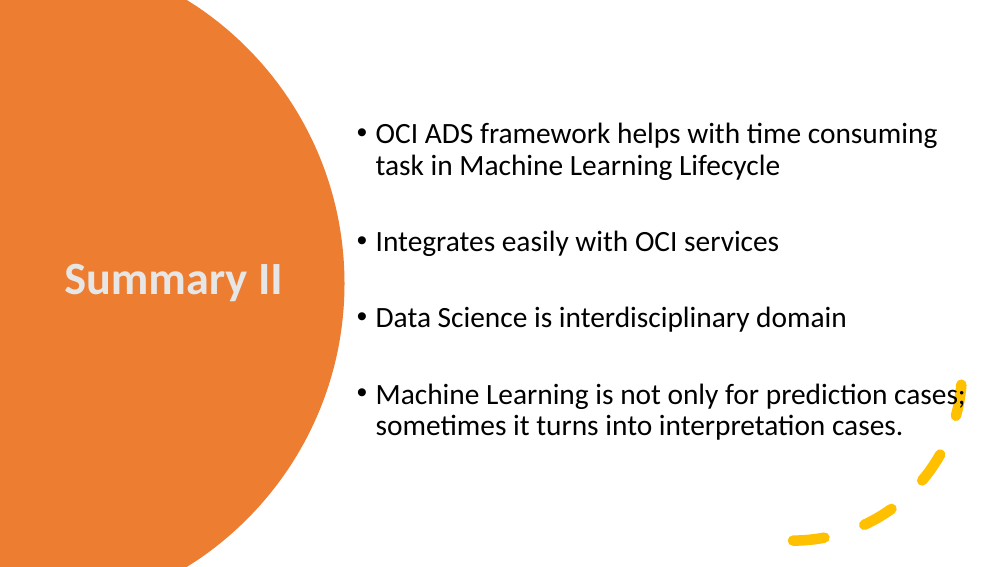
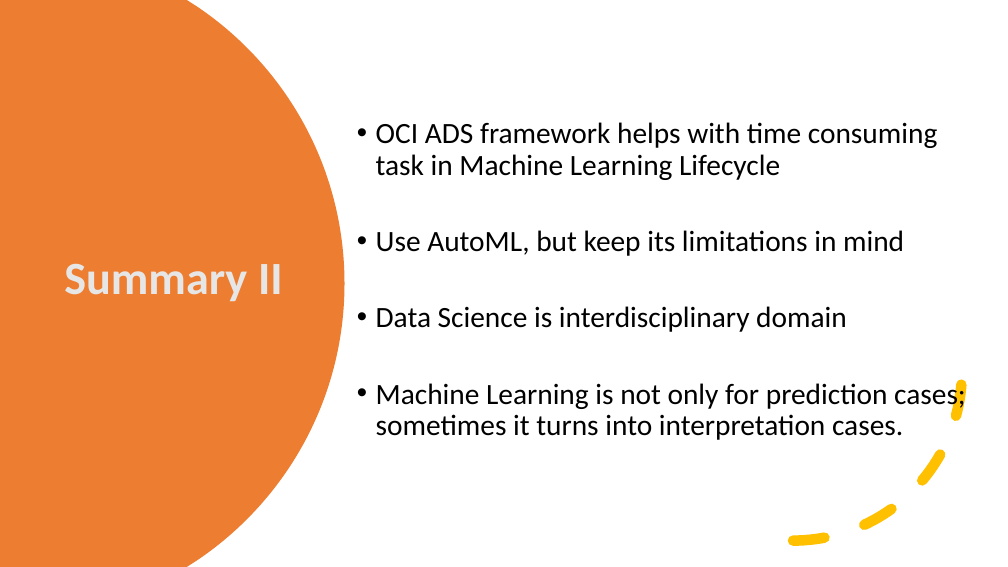
Before and after one commit to zizu1985/UKOUG_Discover_2026, a slide deck: slide 49 of What_Shapes_Prices_In_Airbnb_OCI_ADS.pptx (slide 50 before the commit). Drawn at 1008x567 pixels with LibreOffice and Linux fonts; fonts in the diff are those of the drawing. Boxes give left, top, right and bottom in pixels: in the first picture for what was removed or moved away, otherwise in the second. Text is boxed around its words. In the diff, an @@ line names an element or a change of style, - is before the commit and + after.

Commit message:
Some minor updates.

```diff
--- a/What_Shapes_Prices_In_Airbnb_OCI_ADS.pptx
+++ b/What_Shapes_Prices_In_Airbnb_OCI_ADS.pptx
@@ text at bbox=[376, 230, 904, 256]: text changed @@
-• Integrates easily with OCI services
+• Use AutoML, but keep its limitations in mind
```
Also in this commit, not shown: 1 slide removed.
